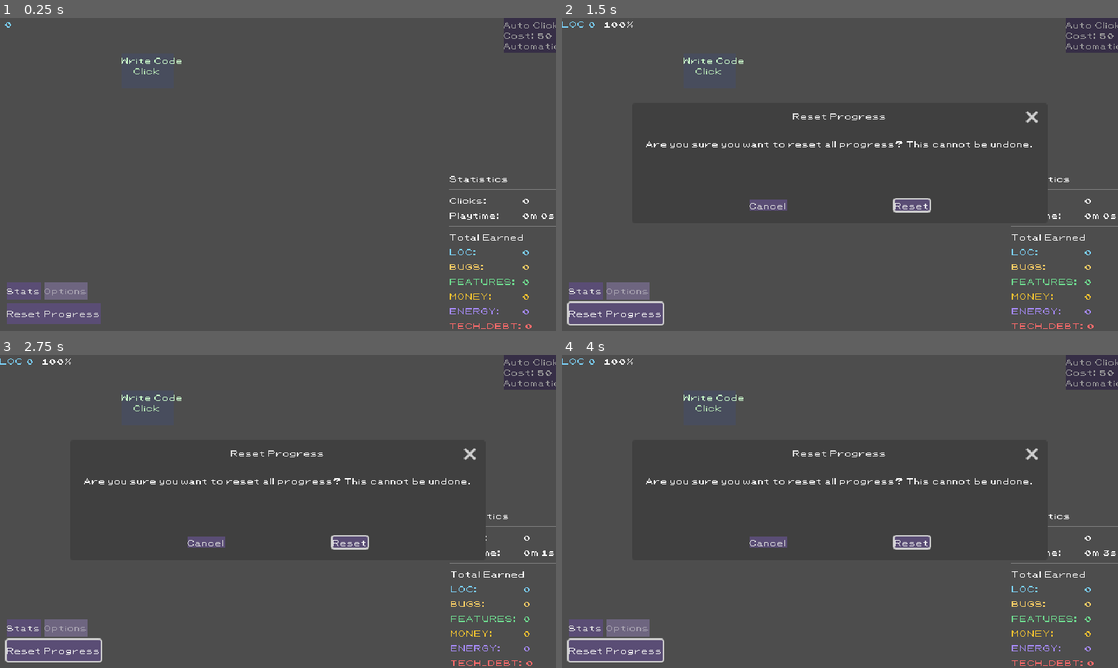
Above: before the commit, frames 1-4 (two rows, left to right).
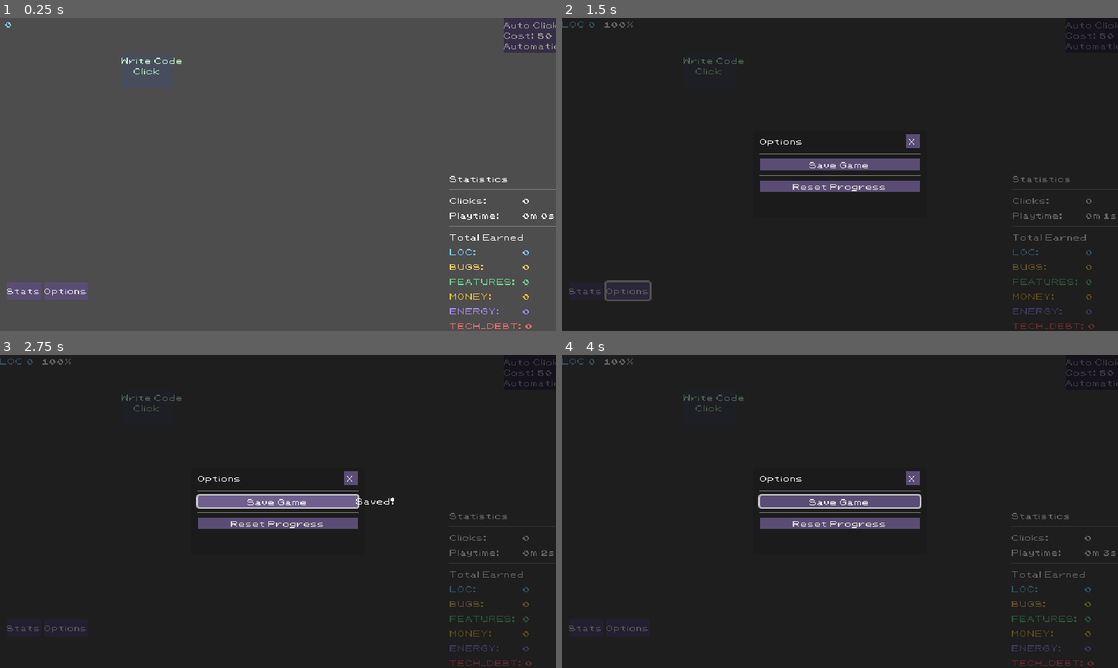
Above: after the commit, the same moments.

Repository: DenisLopata/idle_clicker_dev
Game: Godot game, scene res://scenes/levels/base_level.tscn
Two runs of this game, one before a commit and one after it. Both use one fixed random seed, a clock stepped at 60 frames per second and the inputs below.
Inputs (mouse positions are in pixels of both pictures, inside the frame that each line leads up to):
- Up to frame 1 (0.25 s): no input
- Up to frame 2 (1.5 s): click (617, 312) at 0.5 s, where only the run before the commit has a clickable "Reset Progress"; click (628, 290) at 1.25 s, where only the run after the commit has a clickable "Options"
- Up to frame 3 (2.75 s): click (278, 502) at 2 s, where only the run after the commit has a clickable "Save Game"
- Up to frame 4 (4 s): click "Click" at 2.75 s; click "Auto Clicker" at 3.5 s

The runs differ from the first frame. In frame 1, 1.2% of the frame differs, in the area x 1-19%, y 86-98%; in frame 2, 100%; in frame 3, 100%; in frame 4, 100%, in the area x 0-100%, y 0-100%.

Commit message:
Add Options popup with Save Game and Reset Progress
- Create options_popup_content.gd/.tscn with Save and Reset buttons
- Save button triggers SaveManager.save_game() with brief feedback
- Reset button emits signal to show confirmation dialog
- Enable Options button in menu bar
- Remove standalone Reset button from main UI (now in Options)
- Wire up options_pressed signal flow in base_level.gd

🤖 Generated with [Claude Code](https://claude.com/claude-code)

Co-Authored-By: Claude Opus 4.5 <noreply@anthropic.com>

Diff:
--- a/scenes/UI/menu_bar/menu_bar.tscn
+++ b/scenes/UI/menu_bar/menu_bar.tscn
@@ -15,5 +15,4 @@
 [node name="OptionsButton" type="Button" parent="."]
 layout_mode = 2
 theme = ExtResource("2_theme")
-disabled = true
 text = "Options"
--- /dev/null
+++ b/scenes/UI/options_popup/options_popup_content.gd
@@ -0,0 +1,26 @@
+extends VBoxContainer
+class_name OptionsPopupContent
+
+signal reset_requested
+
+@onready var save_button: Button = $SaveButton
+@onready var save_label: Label = $SaveButton/SavedLabel
+@onready var reset_button: Button = $ResetButton
+
+func _ready() -> void:
+	save_button.pressed.connect(_on_save_pressed)
+	reset_button.pressed.connect(_on_reset_pressed)
+	save_label.hide()
+
+func _on_save_pressed() -> void:
+	SaveManager.save_game()
+	_show_saved_feedback()
+
+func _on_reset_pressed() -> void:
+	reset_requested.emit()
+
+func _show_saved_feedback() -> void:
+	save_label.show()
+	var tween := create_tween()
+	tween.tween_interval(1.0)
+	tween.tween_callback(save_label.hide)
--- /dev/null
+++ b/scenes/UI/options_popup/options_popup_content.tscn
@@ -0,0 +1,38 @@
+[gd_scene load_steps=3 format=3]
+
+[ext_resource type="Script" path="res://scenes/UI/options_popup/options_popup_content.gd" id="1_script"]
+[ext_resource type="Theme" uid="uid://ci8nn6qjjfjll" path="res://assets/themes/base_button.tres" id="2_theme"]
+
+[node name="OptionsPopupContent" type="VBoxContainer"]
+custom_minimum_size = Vector2(120, 0)
+theme = ExtResource("2_theme")
+script = ExtResource("1_script")
+
+[node name="SaveButton" type="Button" parent="."]
+layout_mode = 2
+theme = ExtResource("2_theme")
+text = "Save Game"
+
+[node name="SavedLabel" type="Label" parent="SaveButton"]
+layout_mode = 1
+anchors_preset = 6
+anchor_left = 1.0
+anchor_top = 0.5
+anchor_right = 1.0
+anchor_bottom = 0.5
+offset_left = 4.0
+offset_top = -8.0
+offset_right = 44.0
+offset_bottom = 8.0
+grow_horizontal = 0
+grow_vertical = 2
+theme = ExtResource("2_theme")
+text = "Saved!"
+
+[node name="HSeparator" type="HSeparator" parent="."]
+layout_mode = 2
+
+[node name="ResetButton" type="Button" parent="."]
+layout_mode = 2
+theme = ExtResource("2_theme")
+text = "Reset Progress"
--- a/scenes/levels/base_level.gd
+++ b/scenes/levels/base_level.gd
@@ -5,12 +5,12 @@
 @onready var production_system: ProductionSystem = $ProductionSystem
 @onready var resource_hud: ResourceHUD = $UI/ResourceHUD
 @onready var progression_manager: ProgressionManager = $ProgressionManager
-@onready var reset_button: Button = $UI/ResetButton
 @onready var reset_confirm_dialog: ConfirmationDialog = $UI/ResetConfirmDialog
 @onready var menu_bar: GameMenuBar = $UI/MenuBar
 @onready var popup_overlay: PopupOverlay = $PopupOverlay
 
 const STATS_POPUP_CONTENT = preload("res://scenes/UI/stats_popup/stats_popup_content.tscn")
+const OPTIONS_POPUP_CONTENT = preload("res://scenes/UI/options_popup/options_popup_content.tscn")
 
 # Amount added per click (generic)
 @export var click_value: float = 1.0
@@ -46,12 +46,12 @@
 	progression_manager.initialize(GameState, self)
 	progression_manager.node_revealed.connect(_on_node_revealed)
 
-	# Wire up reset button
-	reset_button.pressed.connect(_on_reset_button_pressed)
+	# Wire up reset confirm dialog
 	reset_confirm_dialog.confirmed.connect(_on_reset_confirmed)
 
 	# Wire up menu bar
 	menu_bar.stats_pressed.connect(_on_stats_pressed)
+	menu_bar.options_pressed.connect(_on_options_pressed)
 
 	# Load saved game if exists
 	SaveManager.load_game()
@@ -101,12 +101,18 @@
 		result.append_array(_find_nodes_by_class(child, class_name_str))
 	return result
 
-func _on_reset_button_pressed() -> void:
-	reset_confirm_dialog.popup_centered()
-
 func _on_reset_confirmed() -> void:
 	SaveManager.reset_game()
 
 func _on_stats_pressed() -> void:
 	var content = STATS_POPUP_CONTENT.instantiate()
 	popup_overlay.open(content, "Detailed Statistics")
+
+func _on_options_pressed() -> void:
+	var content = OPTIONS_POPUP_CONTENT.instantiate()
+	content.reset_requested.connect(_on_options_reset_requested)
+	popup_overlay.open(content, "Options")
+
+func _on_options_reset_requested() -> void:
+	popup_overlay.close()
+	reset_confirm_dialog.popup_centered()
--- a/scenes/levels/base_level.tscn
+++ b/scenes/levels/base_level.tscn
@@ -131,18 +131,6 @@
 grow_vertical = 1
 resource_row_scene = ExtResource("12_0caop")
 
-[node name="ResetButton" type="Button" parent="UI"]
-anchors_preset = 2
-anchor_top = 1.0
-anchor_bottom = 1.0
-offset_left = 8.0
-offset_top = -32.0
-offset_right = 108.0
-offset_bottom = -8.0
-grow_vertical = 0
-theme = ExtResource("3_j7gcg")
-text = "Reset Progress"
-
 [node name="ResetConfirmDialog" type="ConfirmationDialog" parent="UI"]
 title = "Reset Progress"
 initial_position = 1
